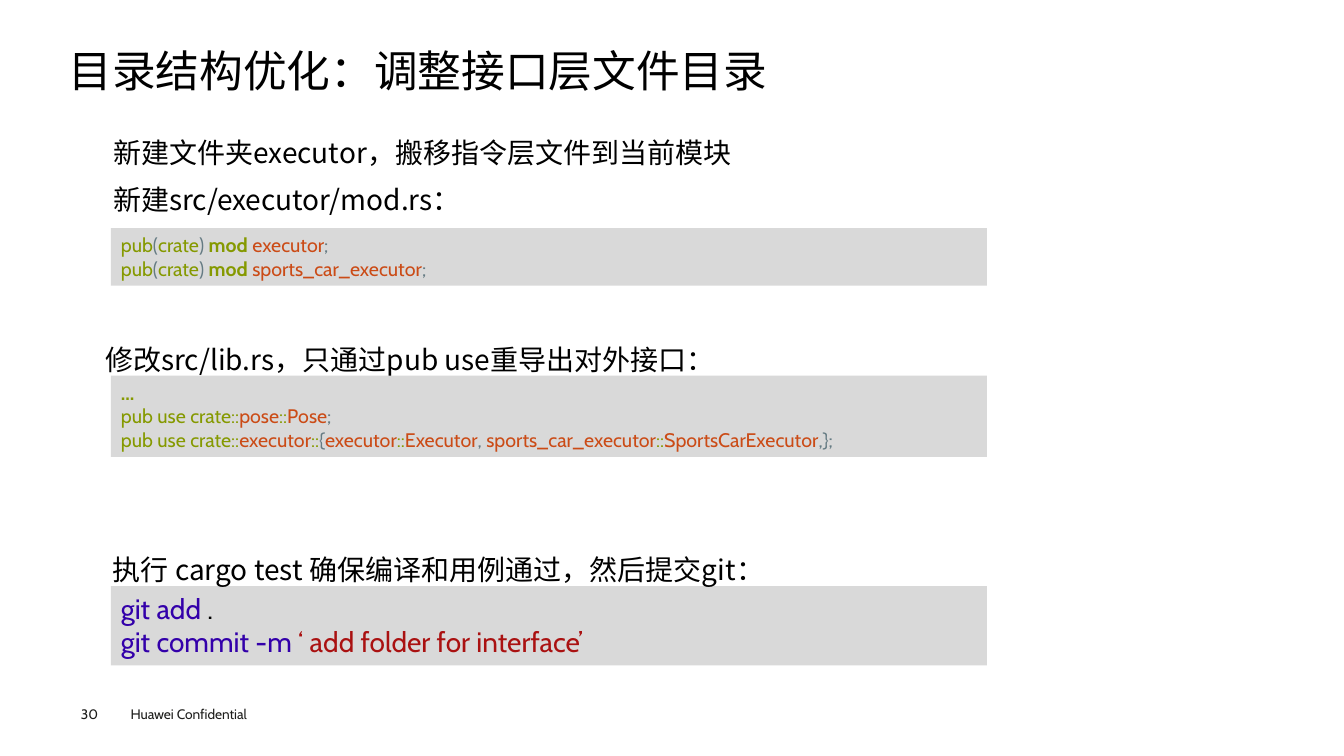
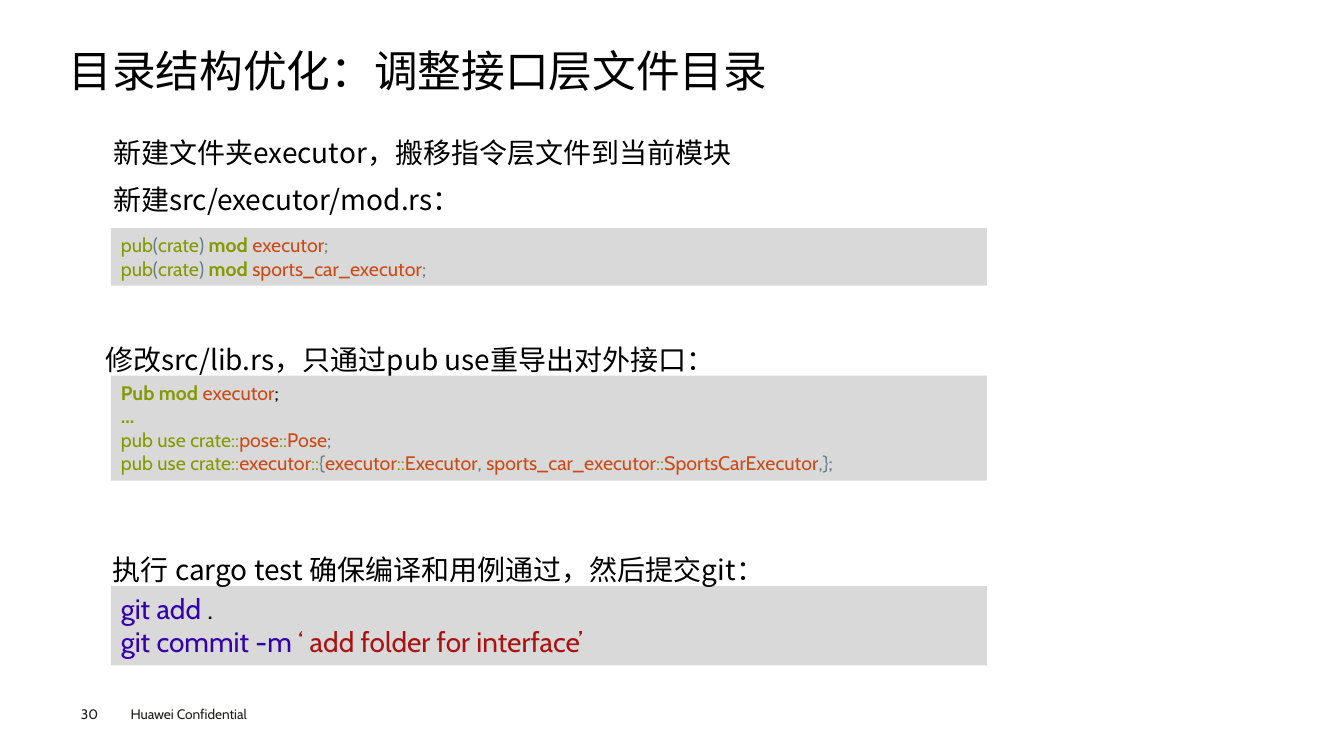
Before and after one commit to RUST-SEI2026/Smart-Car--lab-three, a slide deck: slide 31 of 实验3-类型抽象与代码组织.pptx. Drawn at 1344x756 pixels with LibreOffice and Linux fonts; fonts in the diff are those of the drawing; background and template pictures are left out. Boxes give left, top, right and bottom in pixels: in the first picture for what was removed or moved away, otherwise in the second. Text is boxed around its words. In the diff, an @@ line names an element or a change of style, - is before the commit and + after.

```diff
--- a/实验3-类型抽象与代码组织.pptx
+++ b/实验3-类型抽象与代码组织.pptx
@@ rectangle "Pub mod executor;": place and size @@
-rectangle "Pub mod executor;" at [111, 376, 987, 458]
+rectangle "Pub mod executor;" at [111, 376, 987, 481]
@@ text in rectangle at [121, 385, 279, 402]: paragraph added @@
+Pub mod executor;
```
Also in this commit, not shown: 2 other slides changed, 1 slide removed.
